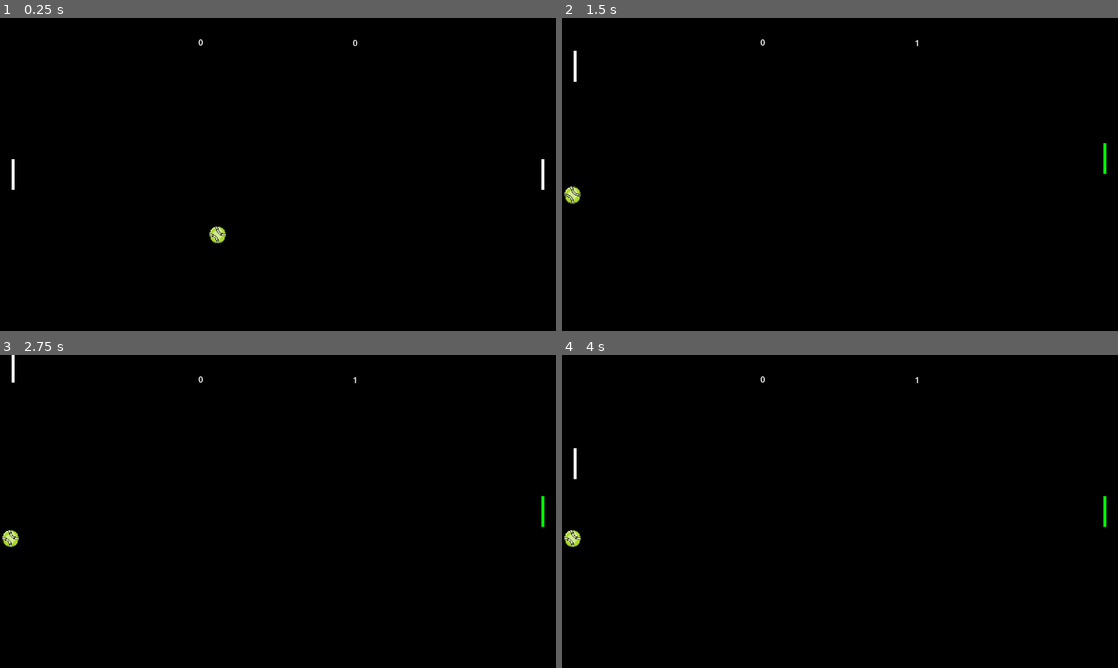
Above: before the commit, frames 1-4 (two rows, left to right).
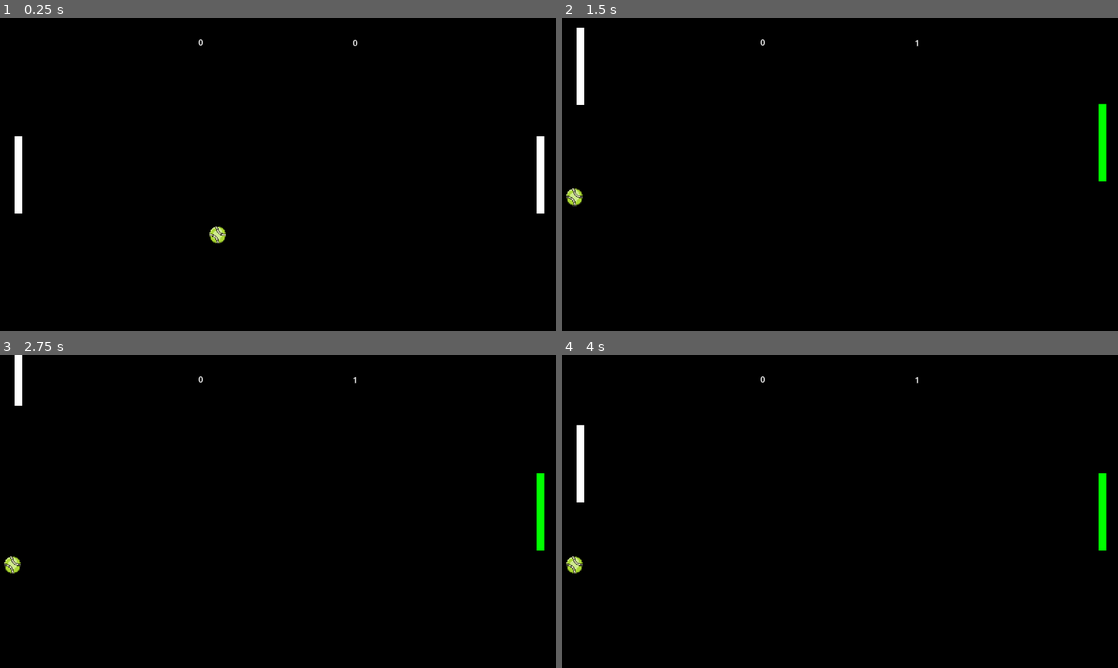
Above: after the commit, the same moments.

Repository: federicocangiotti/pong
Game: Godot game, scene res://src/scenes/main.tscn
The game is run twice, just before and just after one commit, with the same random seed, the same clock (stepped at 60 frames per second) and the same inputs. Before the commit the project starts from res://scenes/main.tscn.
Inputs:
- Up to frame 1 (0.25 s): no input
- Up to frame 2 (1.5 s): hold W (move_up_player1, bound only before the commit) 0.53-1.28 s; tap Down (move_down_player2, bound only before the commit) at 0.6 s; tap Up (move_up_player2, bound only before the commit) at 0.8, 1.35 s; hold S (move_down_player1, bound only before the commit) from 1.28 s (still down)
- Up to frame 3 (2.75 s): tap Down (move_down_player2, bound only before the commit) at 1.55, 2.1 s; release S (move_down_player1, bound only before the commit) at 2.03 s; hold W (move_up_player1, bound only before the commit) from 2.03 s (still down); tap Up (move_up_player2, bound only before the commit) at 2.3 s
- Up to frame 4 (4 s): tap Up (move_up_player2, bound only before the commit) at 2.85, 3.8 s; tap Down (move_down_player2, bound only before the commit) at 3.05, 3.6 s; tap Enter at 3.5 s; release W (move_up_player1, bound only before the commit) at 3.53 s; hold S (move_down_player1, bound only before the commit) from 3.53 s (still down)

The runs differ from the first frame. In frame 1, 0.7% of the frame differs, in the area x 2-98%, y 37-63%; in frame 2, 0.8%; in frame 3, 0.8%; in frame 4, 1.0%, in the area x 0-98%, y 22-70%.

Commit message:
refactor: use one Player entity instead of hardcoded player components

Diff:
--- a/project.godot
+++ b/project.godot
@@ -21,7 +21,7 @@
 
 [autoload]
 
-GameManager="*res://scripts/GameManager.gd"
+GameManager="*res://src/autoloads/GameManager.gd"
 
 [display]
 
@@ -38,22 +38,22 @@
 
 [input]
 
-move_up_player1={
+PLAYER1_MOVE_UP={
 "deadzone": 0.2,
 "events": [Object(InputEventKey,"resource_local_to_scene":false,"resource_name":"","device":-1,"window_id":0,"alt_press …(192 unchanged characters)…
 ]
 }
-move_down_player1={
+PLAYER1_MOVE_DOWN={
 "deadzone": 0.2,
 "events": [Object(InputEventKey,"resource_local_to_scene":false,"resource_name":"","device":-1,"window_id":0,"alt_press …(192 unchanged characters)…
 ]
 }
-move_up_player2={
+PLAYER2_MOVE_UP={
 "deadzone": 0.2,
 "events": [Object(InputEventKey,"resource_local_to_scene":false,"resource_name":"","device":-1,"window_id":0,"alt_press …(195 unchanged characters)…
 ]
 }
-move_down_player2={
+PLAYER2_MOVE_DOWN={
 "deadzone": 0.2,
 "events": [Object(InputEventKey,"resource_local_to_scene":false,"resource_name":"","device":-1,"window_id":0,"alt_press …(195 unchanged characters)…
 ]
--- a/scenes/components/ball.tscn
+++ /dev/null
@@ -1,17 +0,0 @@
-[gd_scene load_steps=4 format=3 uid="uid://dyxulpad0111p"]
-
-[ext_resource type="Texture2D" uid="uid://dib34dul3wh7k" path="res://assets/ball.png" id="1_7s4qf"]
-[ext_resource type="Script" uid="uid://oa4xo2eo1avc" path="res://scripts/2d/Ball.gd" id="1_cxlvu"]
-
-[sub_resource type="CircleShape2D" id="CircleShape2D_cxlvu"]
-radius = 18.0
-
-[node name="Ball" type="CharacterBody2D"]
-script = ExtResource("1_cxlvu")
-
-[node name="Sprite2D" type="Sprite2D" parent="."]
-scale = Vector2(0.075, 0.075)
-texture = ExtResource("1_7s4qf")
-
-[node name="CollisionShape2D" type="CollisionShape2D" parent="."]
-shape = SubResource("CircleShape2D_cxlvu")
--- a/scenes/components/player1.tscn
+++ /dev/null
@@ -1,19 +0,0 @@
-[gd_scene load_steps=3 format=3 uid="uid://tx75anguril8"]
-
-[ext_resource type="Script" uid="uid://ct2log57y85i3" path="res://scripts/2d/Player1.gd" id="1_g2els"]
-
-[sub_resource type="RectangleShape2D" id="RectangleShape2D_vueo4"]
-size = Vector2(0, 160)
-
-[node name="Player1" type="CharacterBody2D"]
-script = ExtResource("1_g2els")
-
-[node name="CollisionShape2D" type="CollisionShape2D" parent="."]
-position = Vector2(16, 0)
-shape = SubResource("RectangleShape2D_vueo4")
-metadata/_edit_lock_ = true
-
-[node name="ColorRect" type="ColorRect" parent="."]
-offset_top = -80.0
-offset_right = 16.0
-offset_bottom = 80.0
--- a/scenes/components/player2.tscn
+++ /dev/null
@@ -1,19 +0,0 @@
-[gd_scene load_steps=3 format=3 uid="uid://dyycihfjly7g5"]
-
-[ext_resource type="Script" uid="uid://dds6vmc18fauw" path="res://scripts/2d/Player2.gd" id="1_c08b3"]
-
-[sub_resource type="RectangleShape2D" id="RectangleShape2D_lcpbh"]
-size = Vector2(0, 160)
-
-[node name="Player2" type="CharacterBody2D"]
-script = ExtResource("1_c08b3")
-
-[node name="CollisionShape2D" type="CollisionShape2D" parent="."]
-position = Vector2(-16, 0)
-shape = SubResource("RectangleShape2D_lcpbh")
-metadata/_edit_lock_ = true
-
-[node name="ColorRect" type="ColorRect" parent="."]
-offset_left = -16.0
-offset_top = -80.0
-offset_bottom = 80.0
--- a/scenes/main.tscn
+++ /dev/null
@@ -1,106 +0,0 @@
-[gd_scene load_steps=8 format=3 uid="uid://b2qy7u6qfl60s"]
-
-[ext_resource type="PackedScene" uid="uid://tx75anguril8" path="res://scenes/components/player1.tscn" id="1_o5qli"]
-[ext_resource type="PackedScene" uid="uid://dyycihfjly7g5" path="res://scenes/components/player2.tscn" id="2_0wfyh"]
-[ext_resource type="PackedScene" uid="uid://dyxulpad0111p" path="res://scenes/components/ball.tscn" id="3_sugp2"]
-[ext_resource type="Script" uid="uid://ccsctak0x1gox" path="res://scripts/ui/Score.gd" id="5_tbgi4"]
-
-[sub_resource type="GDScript" id="GDScript_jyhfs"]
-script/source = "extends Node2D
-
-\"\"\"
-func _on_ball_goal(player: Variant) -> void:
-	var point_winner = get_node(player)
-	point_winner = point_winner.get_node(\"ColorRect\")
-
-	print(\"GOAL!\")
-	point_winner.color = Color.GREEN
-
-	await get_tree().create_timer(3.0).timeout
-
-	get_tree().reload_current_scene()
-\"\"\"
-"
-
-[sub_resource type="RectangleShape2D" id="RectangleShape2D_sugp2"]
-size = Vector2(1152, 16)
-
-[sub_resource type="RectangleShape2D" id="RectangleShape2D_jyhfs"]
-size = Vector2(8, 632)
-
-[node name="Node2D" type="Node2D"]
-
-[node name="Game" type="Node2D" parent="."]
-script = SubResource("GDScript_jyhfs")
-
-[node name="Camera2D" type="Camera2D" parent="Game"]
-position = Vector2(576, 324)
-metadata/_edit_lock_ = true
-
-[node name="Player1" parent="Game" instance=ExtResource("1_o5qli")]
-position = Vector2(24, 324)
-scale = Vector2(0.4, 0.4)
-
-[node name="Player2" parent="Game" instance=ExtResource("2_0wfyh")]
-position = Vector2(1128, 324)
-scale = Vector2(0.4, 0.4)
-
-[node name="Ball" parent="Game" instance=ExtResource("3_sugp2")]
-position = Vector2(576, 324)
-
-[node name="Walls" type="StaticBody2D" parent="Game"]
-
-[node name="TopWall" type="CollisionShape2D" parent="Game/Walls"]
-position = Vector2(576, 0)
-shape = SubResource("RectangleShape2D_sugp2")
-
-[node name="BottomWall" type="CollisionShape2D" parent="Game/Walls"]
-position = Vector2(576, 648)
-shape = SubResource("RectangleShape2D_sugp2")
-
-[node name="ScoreSpotLeft" type="StaticBody2D" parent="Game"]
-
-[node name="ScoreSpotLeft" type="CollisionShape2D" parent="Game/ScoreSpotLeft"]
-position = Vector2(0, 324)
-shape = SubResource("RectangleShape2D_jyhfs")
-
-[node name="ScoreSpotRight" type="StaticBody2D" parent="Game"]
-
-[node name="ScoreSpotRight" type="CollisionShape2D" parent="Game/ScoreSpotRight"]
-position = Vector2(1152, 324)
-shape = SubResource("RectangleShape2D_jyhfs")
-
-[node name="Control" type="Control" parent="."]
-layout_mode = 3
-anchors_preset = 0
-offset_right = 40.0
-offset_bottom = 40.0
-
-[node name="Score" type="Control" parent="Control"]
-anchors_preset = 0
-offset_right = 40.0
-offset_bottom = 40.0
-script = ExtResource("5_tbgi4")
-
-[node name="Player1" type="Label" parent="Control/Score"]
-layout_mode = 0
-offset_left = 384.0
-offset_top = 40.0
-offset_right = 448.0
-offset_bottom = 64.0
-text = "0"
-horizontal_alignment = 1
-vertical_alignment = 1
-
-[node name="Player2" type="Label" parent="Control/Score"]
-layout_mode = 0
-offset_left = 704.0
-offset_top = 41.0
-offset_right = 768.0
-offset_bottom = 64.0
-text = "0"
-horizontal_alignment = 1
-vertical_alignment = 1
-
-[connection signal="goal" from="Game/Ball" to="Game" method="_on_ball_goal"]
-[connection signal="goal" from="Game/Ball" to="Control/Score" method="_on_ball_goal"]
--- a/scripts/2d/Player1.gd
+++ /dev/null
@@ -1,17 +0,0 @@
-extends CharacterBody2D
-
-# speed in pixels/sec
-const SPEED: int = 500
-var screen_size
-
-
-func _ready():
-	screen_size = get_viewport().get_visible_rect().size
-
-
-func _physics_process(delta):
-	var input_dir = Input.get_axis("move_up_player1", "move_down_player1")
-
-	if input_dir != 0:
-		position.y += input_dir * SPEED * delta
-		position.y = clamp(global_position.y, 0, screen_size.y)
--- a/scripts/2d/Player2.gd
+++ /dev/null
@@ -1,17 +0,0 @@
-extends CharacterBody2D
-
-# speed in pixels/sec
-const SPEED: int = 500
-var screen_size
-
-
-func _ready():
-	screen_size = get_viewport().get_visible_rect().size
-
-
-func _physics_process(delta):
-	var input_dir = Input.get_axis("move_up_player2", "move_down_player2")
-
-	if input_dir != 0:
-		position.y += input_dir * SPEED * delta
-		position.y = clamp(global_position.y, 0, screen_size.y)
--- /dev/null
+++ b/src/classes/Player.gd
@@ -0,0 +1,23 @@
+class_name Player
+extends Node
+
+@export var player_id: int
+@export var player_name: String
+@export var SPEED: int = 500
+var screen_size
+
+
+func _ready():
+	# Assign node name based on player_id
+	name = "Player" + str(player_id)
+
+	screen_size = get_viewport().get_visible_rect().size
+
+
+func _physics_process(delta):
+	# PLAYER1_MOVE_UP, PLAYER2_MOVE_UP...ecc.
+	var input_dir = Input.get_axis("PLAYER" + str(player_id) + "_MOVE_UP", "PLAYER" + str(player_id) + "_MOVE_DOWN")
+
+	if input_dir != 0:
+		self.position.y += input_dir * SPEED * delta
+		self.position.y = clamp(self.position.y, 0, screen_size.y)
--- a/scripts/2d/Ball.gd
+++ b/src/components/Ball/Ball.gd
@@ -9,6 +9,7 @@
 var normal: Vector2 = Vector2.ZERO
 
 var has_not_been_scored: bool = true
+
 signal goal(player)
 
 
--- /dev/null
+++ b/src/components/Ball/ball.tscn
@@ -0,0 +1,17 @@
+[gd_scene format=3 uid="uid://dyxulpad0111p"]
+
+[ext_resource type="Script" uid="uid://oa4xo2eo1avc" path="res://src/components/Ball/Ball.gd" id="1_hvdgx"]
+[ext_resource type="Texture2D" uid="uid://dib34dul3wh7k" path="res://assets/ball.png" id="2_fn3g3"]
+
+[sub_resource type="CircleShape2D" id="CircleShape2D_cxlvu"]
+radius = 18.0
+
+[node name="Ball" type="CharacterBody2D" unique_id=6090449]
+script = ExtResource("1_hvdgx")
+
+[node name="Sprite2D" type="Sprite2D" parent="." unique_id=997837564]
+scale = Vector2(0.075, 0.075)
+texture = ExtResource("2_fn3g3")
+
+[node name="CollisionShape2D" type="CollisionShape2D" parent="." unique_id=1782384698]
+shape = SubResource("CircleShape2D_cxlvu")
--- /dev/null
+++ b/src/components/player.tscn
@@ -0,0 +1,24 @@
+[gd_scene format=3 uid="uid://tx75anguril8"]
+
+[ext_resource type="Script" uid="uid://dbt74820jawsd" path="res://src/classes/Player.gd" id="1_6mmc7"]
+
+[sub_resource type="RectangleShape2D" id="RectangleShape2D_vueo4"]
+size = Vector2(16, 160)
+
+[node name="Player" type="CharacterBody2D" unique_id=769714329]
+script = ExtResource("1_6mmc7")
+player_name = "Aldo"
+
+[node name="CollisionShape2D" type="CollisionShape2D" parent="." unique_id=330649384]
+position = Vector2(8, 0)
+shape = SubResource("RectangleShape2D_vueo4")
+metadata/_edit_lock_ = true
+
+[node name="ColorRect" type="ColorRect" parent="." unique_id=1014186332]
+anchors_preset = 4
+anchor_top = 0.5
+anchor_bottom = 0.5
+offset_top = -80.0
+offset_right = 16.0
+offset_bottom = 80.0
+grow_vertical = 2
--- /dev/null
+++ b/src/scenes/main.tscn
@@ -0,0 +1,89 @@
+[gd_scene format=3 uid="uid://b2qy7u6qfl60s"]
+
+[ext_resource type="PackedScene" uid="uid://tx75anguril8" path="res://src/components/player.tscn" id="1_o5qli"]
+[ext_resource type="PackedScene" uid="uid://dyxulpad0111p" path="res://src/components/Ball/ball.tscn" id="3_sugp2"]
+[ext_resource type="Script" uid="uid://ccsctak0x1gox" path="res://src/scripts/ui/Score.gd" id="5_tbgi4"]
+
+[sub_resource type="RectangleShape2D" id="RectangleShape2D_sugp2"]
+size = Vector2(1152, 16)
+
+[sub_resource type="RectangleShape2D" id="RectangleShape2D_jyhfs"]
+size = Vector2(16, 632)
+
+[node name="Node2D" type="Node2D" unique_id=2069687470]
+
+[node name="Game" type="Node2D" parent="." unique_id=1115668315]
+
+[node name="Camera2D" type="Camera2D" parent="Game" unique_id=588531898]
+position = Vector2(576, 324)
+metadata/_edit_lock_ = true
+
+[node name="Ball" parent="Game" unique_id=939695348 instance=ExtResource("3_sugp2")]
+position = Vector2(576, 324)
+
+[node name="Walls" type="StaticBody2D" parent="Game" unique_id=193173217]
+
+[node name="TopWall" type="CollisionShape2D" parent="Game/Walls" unique_id=1384086103]
+position = Vector2(576, 0)
+shape = SubResource("RectangleShape2D_sugp2")
+
+[node name="BottomWall" type="CollisionShape2D" parent="Game/Walls" unique_id=1534495158]
+position = Vector2(576, 648)
+shape = SubResource("RectangleShape2D_sugp2")
+
+[node name="ScoreSpotLeft" type="StaticBody2D" parent="Game" unique_id=1919330134]
+
+[node name="ScoreSpotLeft" type="CollisionShape2D" parent="Game/ScoreSpotLeft" unique_id=1931256614]
+position = Vector2(0, 324)
+shape = SubResource("RectangleShape2D_jyhfs")
+
+[node name="ScoreSpotRight" type="StaticBody2D" parent="Game" unique_id=631772683]
+
+[node name="ScoreSpotRight" type="CollisionShape2D" parent="Game/ScoreSpotRight" unique_id=734557574]
+position = Vector2(1152, 324)
+shape = SubResource("RectangleShape2D_jyhfs")
+
+[node name="Player" parent="Game" unique_id=769714329 instance=ExtResource("1_o5qli")]
+position = Vector2(30, 325)
+player_id = 1
+
+[node name="Player2" parent="Game" unique_id=2052927503 instance=ExtResource("1_o5qli")]
+position = Vector2(1112, 325)
+player_id = 2
+player_name = "Giacomo"
+SPEED = 1000
+
+[node name="Control" type="Control" parent="." unique_id=469423693]
+layout_mode = 3
+anchors_preset = 0
+offset_right = 40.0
+offset_bottom = 40.0
+
+[node name="Score" type="Control" parent="Control" unique_id=227102637]
+anchors_preset = 0
+offset_right = 40.0
+offset_bottom = 40.0
+script = ExtResource("5_tbgi4")
+
+[node name="Player1" type="Label" parent="Control/Score" unique_id=1176219109]
+layout_mode = 0
+offset_left = 384.0
+offset_top = 40.0
+offset_right = 448.0
+offset_bottom = 64.0
+text = "0"
+horizontal_alignment = 1
+vertical_alignment = 1
+
+[node name="Player2" type="Label" parent="Control/Score" unique_id=1309344990]
+layout_mode = 0
+offset_left = 704.0
+offset_top = 41.0
+offset_right = 768.0
+offset_bottom = 64.0
+text = "0"
+horizontal_alignment = 1
+vertical_alignment = 1
+
+[connection signal="goal" from="Game/Ball" to="Game" method="_on_ball_goal"]
+[connection signal="goal" from="Game/Ball" to="Control/Score" method="_on_ball_goal"]
Not shown, removed: scripts/2d/Player1.gd.uid
Not shown, removed: scripts/2d/Player2.gd.uid
Renamed: scripts/GameManager.gd -> src/autoloads/GameManager.gd
Renamed: scripts/GameManager.gd.uid -> src/autoloads/GameManager.gd.uid
Not shown, added: src/classes/Player.gd.uid
Renamed: scripts/2d/Ball.gd.uid -> src/components/Ball/Ball.gd.uid
Renamed: scripts/ui/Score.gd -> src/scripts/ui/Score.gd
Renamed: scripts/ui/Score.gd.uid -> src/scripts/ui/Score.gd.uid
